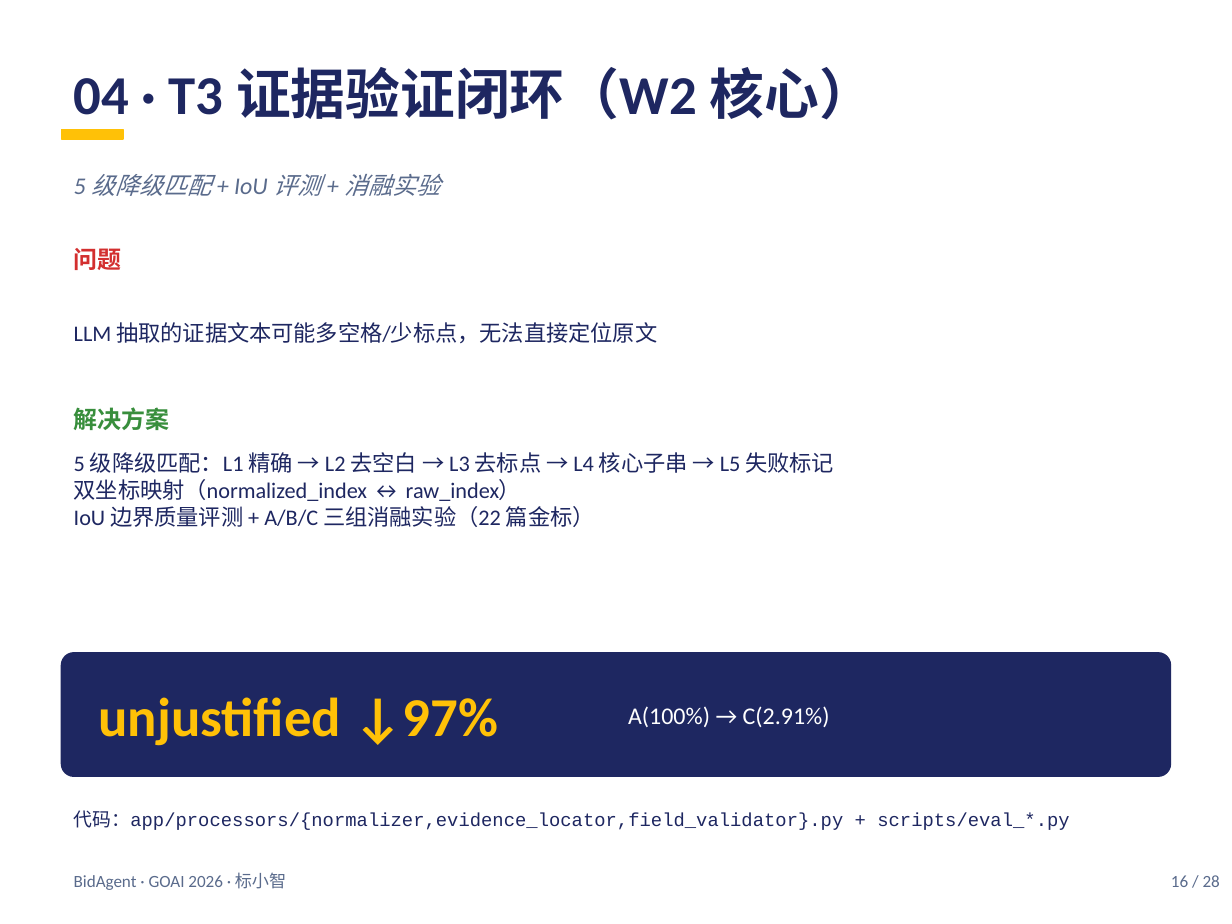
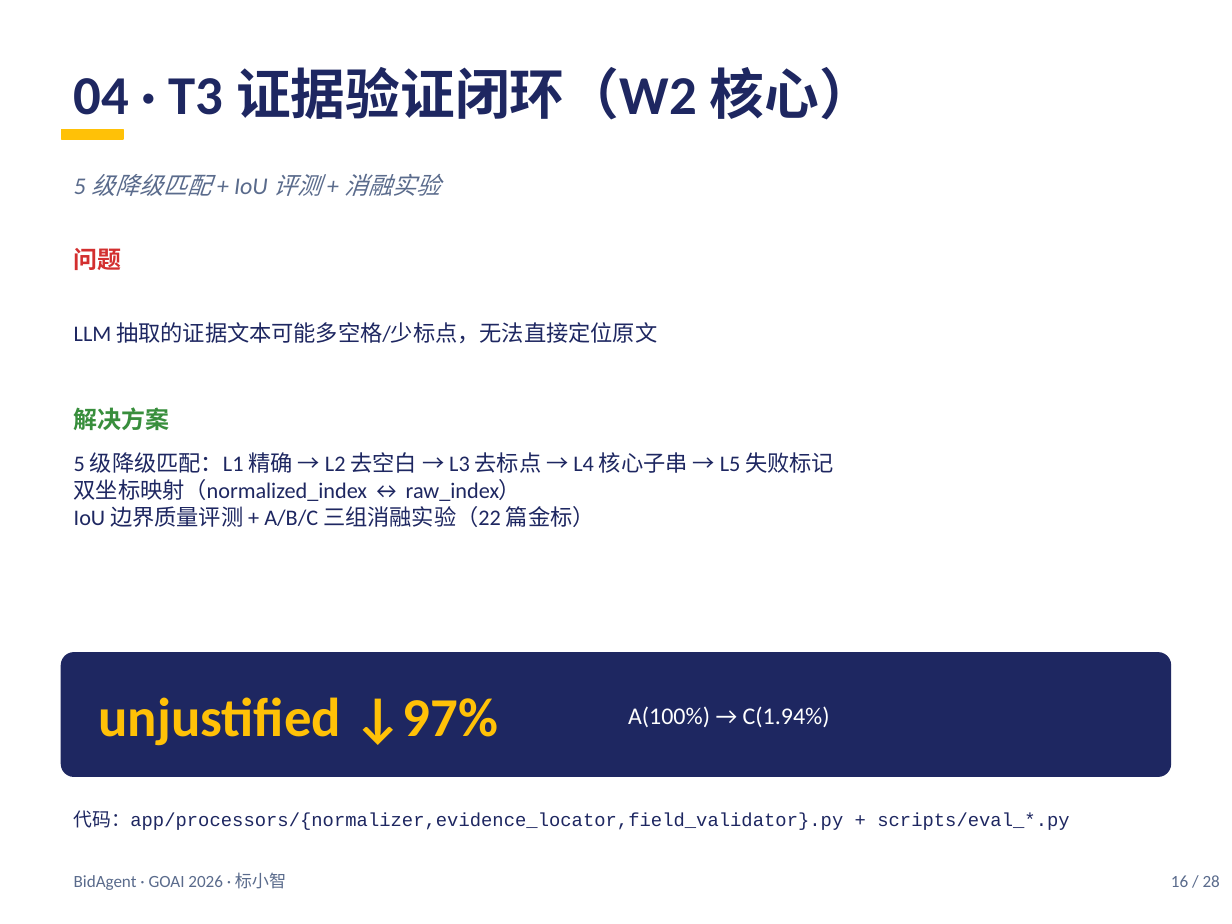
Before and after one commit to tlyyxjz/BidAgent, a slide deck: slide 16 of _w2_report/proposal.pptx. Drawn at 1232x924 pixels with LibreOffice and Linux fonts; fonts in the diff are those of the drawing. Boxes give left, top, right and bottom in pixels: in the first picture for what was removed or moved away, otherwise in the second. Text is boxed around its words. In the diff, an @@ line names an element or a change of style, - is before the commit and + after.

```diff
--- a/_w2_report/proposal.pptx
+++ b/_w2_report/proposal.pptx
@@ text at box(628, 706, 830, 727): text changed @@
-A(100%) → C(2.91%)
+A(100%) → C(1.94%)
```
Also in this commit, not shown: 2 other slides changed, 9 other files.
